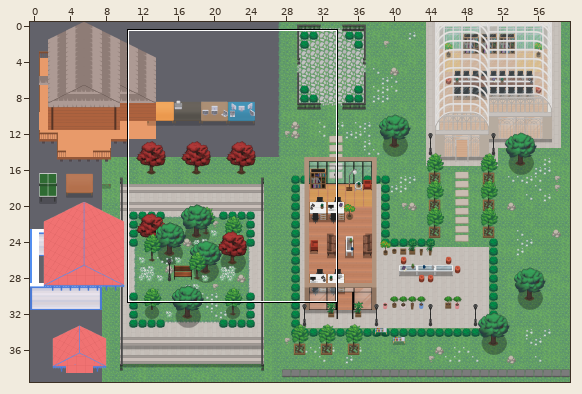
Tiled map (JSON) -- map.tmj. Above: a wide view before the commit, with the close-up outlined.
Close-up. The starting point:
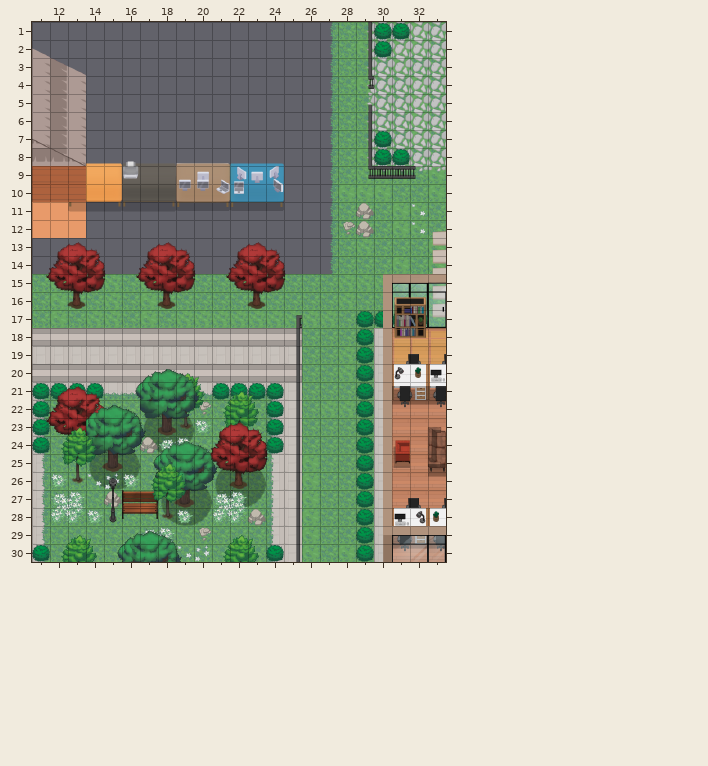
Cells are 32x32 px. Shown: x 11..33, y 1..30. The commit also changed other parts of the map, which this record leaves out.
Now the later version:
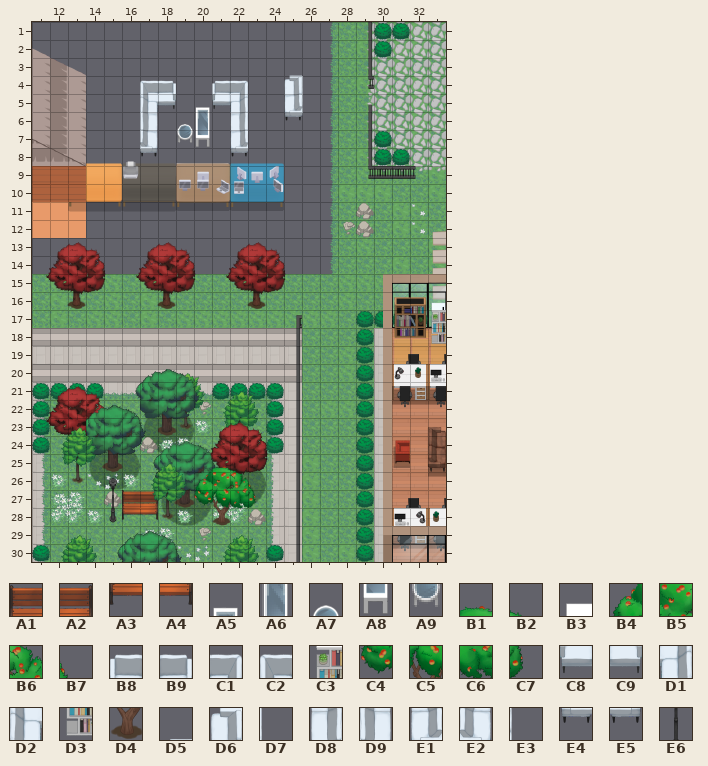
Key: from "ORGA_AssetVillage_Alizée_1": A1 1729, A2 1730, A3 1793, A4 1794, A5 2137, A6 2201, A7 2264, A8 2265, A9 2328, B1 2345, B2 2346, B3 2387, B4 2408, B5 2409, B6 2410, B7 2411, B8 2446, B9 2446 flipped left-right, C1 2449, C2 2449 flipped left-right, C3 2451, C4 2472, C5 2473, C6 2474, C7 2475, C8 2510, C9 2510 flipped left-right, D1 2513, D2 2513 flipped left-right, D3 2515, D4 2537, D5 2575, D6 2639, D7 2640, D8 2703, D9 2703 flipped left-right, E1 2767, E2 2767 flipped left-right, E3 2768, E4 2831, E5 2831 flipped left-right; from "TEST_AssetVillage": E6 2114.
__ is an empty cell.
See-through tiles are keyed as they look on the map.
Diff:
{"where": "layer \"Furniture 2\""}
{"y":3,"x":25,"old":"__","new":"D5"}
{"y":4,"x":17,"old":"__ __","new":"C2 B9"}
{"y":4,"x":21,"old":"__ __","new":"B8 C1"}
{"y":4,"x":25,"old":"__ __","new":"D6 D7"}
{"y":5,"x":17,"old":"__ __","new":"D2 C9"}
{"y":5,"x":20,"old":"__ __ __","new":"A5 C8 D1"}
{"y":5,"x":25,"old":"__ __","new":"E1 E3"}
{"y":6,"x":17,"old":"__","new":"D9"}
{"y":6,"x":19,"old":"__ __","new":"A7 A6"}
{"y":6,"x":22,"old":"__","new":"D8"}
{"y":6,"x":25,"old":"__","new":"E4"}
{"y":7,"x":17,"old":"__","new":"E2"}
{"y":7,"x":19,"old":"__ __","new":"A9 A8"}
{"y":7,"x":22,"old":"__","new":"E1"}
{"y":8,"x":17,"old":"__","new":"E5"}
{"y":8,"x":22,"old":"__","new":"E4"}
{"y":16,"x":33,"old":"__","new":"B3"}
{"y":17,"x":33,"old":"__","new":"C3"}
{"y":18,"x":33,"old":"__","new":"D3"}
{"where": "layer \"above\""}
{"y":27,"x":15,"old":"E6 __ __","new":"__ A1 A2"}
{"y":28,"x":16,"old":"__ __","new":"A3 A4"}
{"where": "layer \"Roof\""}
{"y":25,"x":21,"old":"__ __","new":"B1 B2"}
{"y":26,"x":20,"old":"__ __ __ __","new":"B4 B5 B6 B7"}
{"y":27,"x":20,"old":"__ __ __ __","new":"C4 C5 C6 C7"}
{"y":28,"x":21,"old":"__","new":"D4"}
{"label":"added","picture_box":[284,75,303,121]}
{"label":"added","picture_box":[140,80,248,157]}
{"label":"added","picture_box":[431,302,446,344]}
{"label":"added","picture_box":[194,466,256,526]}
{"label":"changed","picture_box":[111,490,158,520]}
